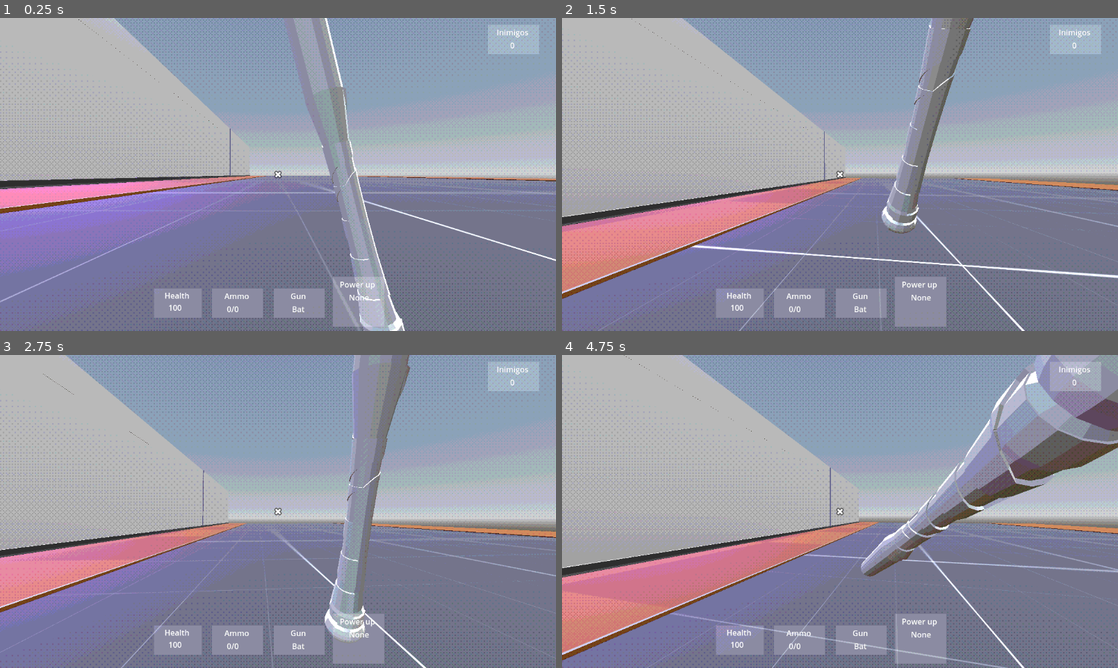
Above: before the commit, frames 1-4 (two rows, left to right).
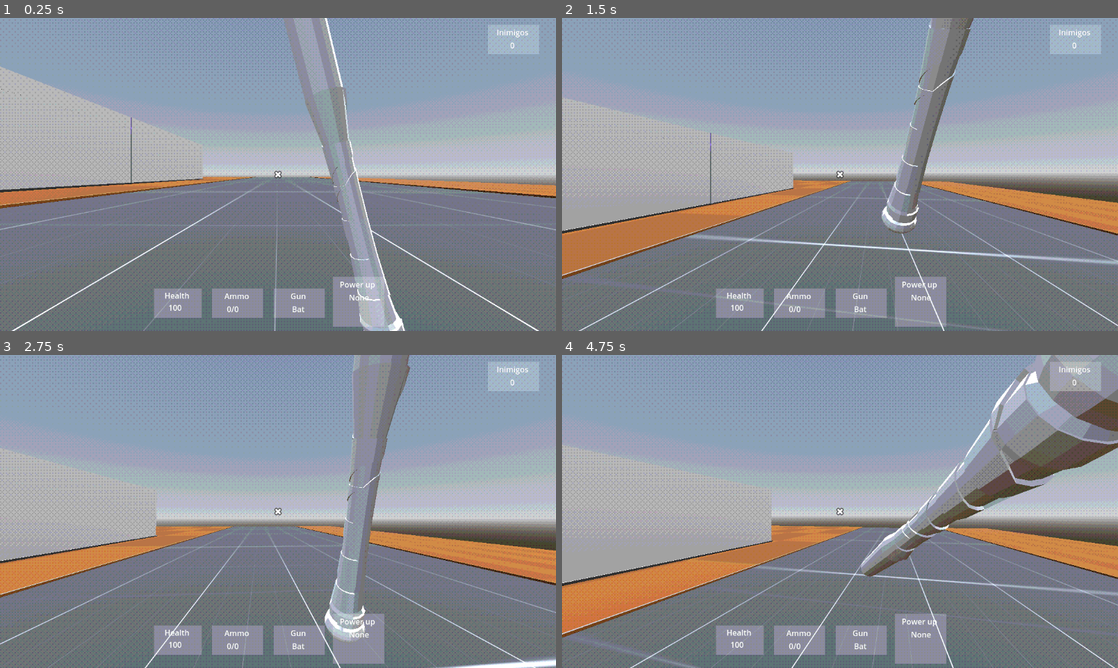
Above: after the commit, the same moments.

Repository: felipepreuss/mnemonic.dream
Game: Godot game, scene res://Scenes/level-3.tscn
The game is run twice, just before and just after one commit, with the same random seed, the same clock (stepped at 60 frames per second) and the same inputs. This scene is started directly instead of the project's main scene. Sound files missing from this copy of the repository are replaced by a short silence.
Inputs (mouse positions are in pixels of both pictures, inside the frame that each line leads up to):
- Up to frame 1 (0.25 s): no input
- Up to frame 2 (1.5 s): move the mouse to (867, 174) at 0.52 s; press the mouse at (867, 174) at 0.53 s; hold W (Forward) from 0.53 s (still down); tap Space (Jump) at 0.77 s; move the mouse to (812, 174) at 1.27 s; release the mouse at (812, 174) at 1.28 s; click (812, 174) at 1.35 s
- Up to frame 3 (2.75 s): keep holding W (Forward); tap Space (Jump) at 1.52 s; move the mouse to (289, 505) at 2.02 s; press the mouse at (289, 505) at 2.03 s; tap Q (Q) at 2.1 s
- Up to frame 4 (4.75 s): keep holding W (Forward); move the mouse to (834, 517) at 2.77 s; release the mouse at (834, 517) at 2.78 s; tap 0 at 2.85 s; tap Space (Jump) at 3.02, 3.77, 4.52 s; click (834, 517) at 3.05 s; move the mouse to (878, 514) at 3.52 s; press the mouse at (878, 514) at 3.53 s; tap R (Reload) at 4.15 s; move the mouse to (795, 508) at 4.27 s; release the mouse at (795, 508) at 4.28 s; click (795, 508) at 4.35 s

The runs differ from the first frame. In frame 1, 25% of the frame differs, in the area x 0-100%, y 0-100%; in frame 2, 27%; in frame 3, 24%; in frame 4, 29%.

Commit message:
mamo penis legal

Diff:
--- a/Scenes/level-3.tscn
+++ b/Scenes/level-3.tscn
@@ -1,10 +1,12 @@
-[gd_scene load_steps=13 format=3 uid="uid://dmnef1jidjw84"]
+[gd_scene load_steps=16 format=3 uid="uid://dmnef1jidjw84"]
 
 [ext_resource type="Material" uid="uid://dgicjbtbf5vt3" path="res://Assets/postprocessing.tres" id="1_4ph04"]
+[ext_resource type="Script" uid="uid://cs1uryqy63ka8" path="res://Scenes/level_3.gd" id="1_j84td"]
 [ext_resource type="PackedScene" uid="uid://c0q52hnxwbxdo" path="res://Scenes/player.tscn" id="1_nfp42"]
 [ext_resource type="Texture2D" uid="uid://ie0oa1ua1ygk" path="res://Assets/orange_texture_08.png" id="2_4ph04"]
 [ext_resource type="Texture2D" uid="uid://ssn0md5wcp36" path="res://Assets/dark_texture_01.png" id="3_oopfi"]
 [ext_resource type="Material" uid="uid://c6wplqixt74g" path="res://Assets/prototext.tres" id="5_oopfi"]
+[ext_resource type="PackedScene" uid="uid://cv4dykadxloyc" path="res://bounding_sphere.tscn" id="6_12l26"]
 
 [sub_resource type="StandardMaterial3D" id="StandardMaterial3D_12l26"]
 albedo_color = Color(0.408329, 0.408329, 0.408329, 1)
@@ -20,6 +22,9 @@
 
 [sub_resource type="StandardMaterial3D" id="StandardMaterial3D_bfm8j"]
 albedo_color = Color(1, 0, 0, 1)
+
+[sub_resource type="BoxShape3D" id="BoxShape3D_12l26"]
+size = Vector3(4.605, 3, 3)
 
 [sub_resource type="ProceduralSkyMaterial" id="ProceduralSkyMaterial_oopfi"]
 sky_horizon_color = Color(0.662243, 0.671743, 0.686743, 1)
@@ -34,6 +39,7 @@
 tonemap_mode = 2
 
 [node name="Node3D" type="Node3D"]
+script = ExtResource("1_j84td")
 
 [node name="SubViewportContainer" type="SubViewportContainer" parent="."]
 material = ExtResource("1_4ph04")
@@ -48,9 +54,10 @@
 render_target_update_mode = 4
 
 [node name="player" parent="SubViewportContainer/SubViewport" instance=ExtResource("1_nfp42")]
-transform = Transform3D(1, 0, 0, 0, 1, 0, 0, 0, 1, -50.1712, 0, 0)
+transform = Transform3D(1, 0, 0, 0, 1, 0, 0, 0, 1, -58.2614, 0, -15.008)
 
 [node name="CSGCombiner3D" type="CSGCombiner3D" parent="SubViewportContainer/SubViewport"]
+transform = Transform3D(0.735, 0, 0, 0, 0.735, 0, 0, 0, 0.735, -25.4232, 0, 0)
 use_collision = true
 
 [node name="Calcada2" type="CSGBox3D" parent="SubViewportContainer/SubViewport/CSGCombiner3D"]
@@ -64,16 +71,17 @@
 material = SubResource("StandardMaterial3D_12l26")
 
 [node name="Calcada" type="CSGBox3D" parent="SubViewportContainer/SubViewport/CSGCombiner3D"]
-transform = Transform3D(1, 0, 0, 0, 1, 0, 0, 0, 1, 10.3155, 0.55611, -68.4389)
+transform = Transform3D(1, 0, 0, 0, 1, 0, 0, 0, 1, -14.4525, 0.55611, -68.4389)
 size = Vector3(20, 0.2, 164.696)
 material = SubResource("StandardMaterial3D_j84td")
 
 [node name="Rua" type="CSGBox3D" parent="SubViewportContainer/SubViewport/CSGCombiner3D"]
-transform = Transform3D(1, 0, 0, 0, 1, 0, 0, 0, 1, -19.5148, 0, -68.2011)
-size = Vector3(80, 1, 163.598)
+transform = Transform3D(1, 0, 0, 0, 1, 0, 0, 0, 1, -41.7903, 0, -68.2011)
+size = Vector3(35, 1, 163.598)
 material = SubResource("StandardMaterial3D_t77uf")
 
 [node name="CSGCombiner3D2" type="CSGCombiner3D" parent="SubViewportContainer/SubViewport"]
+transform = Transform3D(0.4, 0, 0, 0, 0.4, 0, 0, 0, 0.4, -48.0958, 0.136934, -5.25676)
 use_collision = true
 
 [node name="CSGBox3D10" type="CSGBox3D" parent="SubViewportContainer/SubViewport/CSGCombiner3D2"]
@@ -294,7 +302,16 @@
 light_energy = 16.0
 light_indirect_energy = 1.325
 light_specular = 5.348
+shadow_enabled = true
 omni_range = 4096.0
+
+[node name="level_trans" type="Area3D" parent="SubViewportContainer/SubViewport/CSGCombiner3D2/OmniLight3D"]
+transform = Transform3D(1, 0, 0, 0, 1, 0, 0, 0, 1, -18.9358, -7.46234, -31.5152)
+
+[node name="CollisionShape3D" type="CollisionShape3D" parent="SubViewportContainer/SubViewport/CSGCombiner3D2/OmniLight3D/level_trans"]
+transform = Transform3D(2, 0, 0, 0, 2, 0, 0, 0, 2, -7.01376, 3.94314, 37.5675)
+shape = SubResource("BoxShape3D_12l26")
+debug_color = Color(0.971812, 0.133536, 0.263744, 0.42)
 
 [node name="OmniLight3D2" type="OmniLight3D" parent="SubViewportContainer/SubViewport/CSGCombiner3D2"]
 transform = Transform3D(1, 0, 0, 0, 1, 0, 0, 0, 1, -145.349, 15.7126, -52.8352)
@@ -302,6 +319,7 @@
 light_energy = 15.665
 light_indirect_energy = 1.325
 light_specular = 5.348
+shadow_enabled = true
 omni_range = 38.243
 
 [node name="OmniLight3D3" type="OmniLight3D" parent="SubViewportContainer/SubViewport/CSGCombiner3D2"]
@@ -310,6 +328,7 @@
 light_energy = 16.0
 light_indirect_energy = 1.325
 light_specular = 5.348
+shadow_enabled = true
 omni_range = 4096.0
 
 [node name="OmniLight3D4" type="OmniLight3D" parent="SubViewportContainer/SubViewport/CSGCombiner3D2"]
@@ -318,6 +337,7 @@
 light_energy = 16.0
 light_indirect_energy = 1.325
 light_specular = 5.348
+shadow_enabled = true
 omni_range = 4096.0
 
 [node name="WorldEnvironment" type="WorldEnvironment" parent="SubViewportContainer/SubViewport"]
@@ -326,3 +346,9 @@
 [node name="DirectionalLight3D" type="DirectionalLight3D" parent="SubViewportContainer/SubViewport"]
 transform = Transform3D(-0.866024, -0.433016, 0.250001, 0, 0.499998, 0.866026, -0.500003, 0.749999, -0.43301, 0, 0, 0)
 shadow_enabled = true
+
+[node name="bounding_sphere" parent="." instance=ExtResource("6_12l26")]
+transform = Transform3D(1, 0, 0, 0, 1, 0, 0, 0, 1, -80.5858, 0, -37.0417)
+visible = false
+
+[connection signal="body_entered" from="SubViewportContainer/SubViewport/CSGCombiner3D2/OmniLight3D/level_trans" to="." method="_on_level_trans_body_entered"]
--- a/Scenes/level-4.tscn
+++ b/Scenes/level-4.tscn
@@ -35,9 +35,10 @@
 render_target_update_mode = 4
 
 [node name="player" parent="SubViewportContainer/SubViewport" instance=ExtResource("2_hoe83")]
-transform = Transform3D(1, 0, 0, 0, 1, 0, 0, 0, 1, -50.1712, 0, 0)
+transform = Transform3D(1, 0, 0, 0, 1, 0, 0, 0, 1, -3.12363, 4.15222, -26.2646)
 
 [node name="CSGCombiner3D" type="CSGCombiner3D" parent="SubViewportContainer/SubViewport"]
+transform = Transform3D(0.25, 0, 0, 0, 0.25, 0, 0, 0, 0.25, 0, 0, 0)
 use_collision = true
 
 [node name="Floor" type="CSGBox3D" parent="SubViewportContainer/SubViewport/CSGCombiner3D"]
@@ -45,6 +46,11 @@
 size = Vector3(302.153, 1, 360.052)
 material = SubResource("StandardMaterial3D_lo2vs")
 
+[node name="Ceiling" type="CSGBox3D" parent="SubViewportContainer/SubViewport/CSGCombiner3D"]
+transform = Transform3D(1, 0, 0, 0, 1, 0, 0, 0, 1, 115.941, 13.7019, -18.5699)
+size = Vector3(302.153, 1, 360.052)
+material = SubResource("StandardMaterial3D_lo2vs")
+
 [node name="CSGBox3D" type="CSGBox3D" parent="SubViewportContainer/SubViewport/CSGCombiner3D"]
 transform = Transform3D(1, 0, 0, 0, 1, 0, 0, 0, 1, -0.0876465, 6.52985, -48.8197)
 size = Vector3(1.17529, 14.0597, 26.7368)
@@ -90,8 +96,8 @@
 size = Vector3(1.17529, 14.0597, 29.1124)
 
 [node name="CSGBox3D16" type="CSGBox3D" parent="SubViewportContainer/SubViewport/CSGCombiner3D"]
-transform = Transform3D(-1, 0, 8.74228e-08, 0, 1, 0, -8.74228e-08, 0, -1, 9.47847, 6.14327, 44.2135)
-size = Vector3(1.17529, 14.0597, 123.638)
+transform = Transform3D(-1, 0, 8.74228e-08, 0, 1, 0, -8.74228e-08, 0, -1, 9.47847, 6.14327, 55.3103)
+size = Vector3(1.17529, 14.0597, 145.832)
 
 [node name="CSGBox3D18" type="CSGBox3D" parent="SubViewportContainer/SubViewport/CSGCombiner3D"]
 transform = Transform3D(-0.173683, 0, -0.984802, 0, 1, 0, 0.984802, 0, -0.173683, 85.3946, 6.14327, 141.799)
@@ -110,8 +116,8 @@
 size = Vector3(1.17529, 14.0597, 28.7246)
 
 [node name="CSGBox3D21" type="CSGBox3D" parent="SubViewportContainer/SubViewport/CSGCombiner3D"]
-transform = Transform3D(-0.519802, 0, 0.854286, 0, 1, 0, -0.854286, 0, -0.519802, 178.75, 6.14327, 145.577)
-size = Vector3(1.17529, 14.0597, 49.2374)
+transform = Transform3D(-0.519802, 0, 0.854286, 0, 1, 0, -0.854286, 0, -0.519802, 181.811, 6.14327, 143.715)
+size = Vector3(1.17529, 14.0597, 42.0723)
 
 [node name="CSGBox3D22" type="CSGBox3D" parent="SubViewportContainer/SubViewport/CSGCombiner3D"]
 transform = Transform3D(-0.918508, 0, -0.395401, 0, 1, 0, 0.395401, 0, -0.918508, 189.236, 6.14327, 112.899)
@@ -126,8 +132,12 @@
 size = Vector3(1.17529, 14.0597, 183.027)
 
 [node name="CSGBox3D25" type="CSGBox3D" parent="SubViewportContainer/SubViewport/CSGCombiner3D"]
-transform = Transform3D(-0.754847, 0, 0.655901, 0, 1, 0, -0.655901, 0, -0.754847, 241.902, 6.14327, -161.441)
-size = Vector3(1.17529, 14.0597, 88.3421)
+transform = Transform3D(-0.718175, 0, 0.695863, 0, 1, 0, -0.695863, 0, -0.718175, 238.699, 6.14327, -158.135)
+size = Vector3(1.17529, 14.0597, 79.1358)
+
+[node name="CSGBox3D41" type="CSGBox3D" parent="SubViewportContainer/SubViewport/CSGCombiner3D"]
+transform = Transform3D(0.325238, 0, 0.945632, 0, 1, 0, -0.945632, 0, 0.325238, 249.9, 6.14327, -155.723)
+size = Vector3(1.17529, 14.0597, 22.1399)
 
 [node name="CSGBox3D26" type="CSGBox3D" parent="SubViewportContainer/SubViewport/CSGCombiner3D"]
 transform = Transform3D(-0.754847, 0, 0.655901, 0, 1, 0, -0.655901, 0, -0.754847, 170.13, 6.14327, -82.1813)
--- /dev/null
+++ b/Scenes/level_3.gd
@@ -0,0 +1,6 @@
+extends Node3D
+
+func _on_level_trans_body_entered(body: Node3D) -> void:
+	if body.name == "player" and Globals.contador <= 0:
+		body.reset_powerups()
+		get_tree().change_scene_to_file.call_deferred("res://Scenes/level_complete.tscn")
--- /dev/null
+++ b/Scenes/level_5.tscn
@@ -0,0 +1,40 @@
+[gd_scene load_steps=6 format=3 uid="uid://ddbgdj4laknmg"]
+
+[ext_resource type="Material" uid="uid://dgicjbtbf5vt3" path="res://Assets/postprocessing.tres" id="1_hvaeu"]
+[ext_resource type="PackedScene" uid="uid://c0q52hnxwbxdo" path="res://Scenes/player.tscn" id="2_ihmlp"]
+
+[sub_resource type="ProceduralSkyMaterial" id="ProceduralSkyMaterial_ip5ew"]
+sky_horizon_color = Color(0.662243, 0.671743, 0.686743, 1)
+ground_horizon_color = Color(0.662243, 0.671743, 0.686743, 1)
+
+[sub_resource type="Sky" id="Sky_3xsek"]
+sky_material = SubResource("ProceduralSkyMaterial_ip5ew")
+
+[sub_resource type="Environment" id="Environment_hproo"]
+background_mode = 2
+sky = SubResource("Sky_3xsek")
+tonemap_mode = 2
+
+[node name="Node3D" type="Node3D"]
+
+[node name="SubViewportContainer" type="SubViewportContainer" parent="."]
+material = ExtResource("1_hvaeu")
+offset_right = 1152.0
+offset_bottom = 648.0
+metadata/_edit_use_anchors_ = true
+
+[node name="SubViewport" type="SubViewport" parent="SubViewportContainer"]
+handle_input_locally = false
+audio_listener_enable_3d = true
+size = Vector2i(1152, 648)
+render_target_update_mode = 4
+
+[node name="player" parent="SubViewportContainer/SubViewport" instance=ExtResource("2_ihmlp")]
+transform = Transform3D(1, 0, 0, 0, 1, 0, 0, 0, 1, -3.12363, 4.15222, -26.2646)
+
+[node name="WorldEnvironment" type="WorldEnvironment" parent="SubViewportContainer/SubViewport"]
+environment = SubResource("Environment_hproo")
+
+[node name="DirectionalLight3D" type="DirectionalLight3D" parent="SubViewportContainer/SubViewport"]
+transform = Transform3D(-0.866024, -0.433016, 0.250001, 0, 0.499998, 0.866026, -0.500003, 0.749999, -0.43301, 0, 0, 0)
+shadow_enabled = true
--- /dev/null
+++ b/Scenes/pistol.gd
@@ -0,0 +1,12 @@
+extends WeaponsManager
+
+@onready var laser = $AudioStreamPlayer3D
+var pistol_ammo = max_ammo
+func _physics_process(delta: float) -> void:
+	if Input.is_action_just_pressed("Left-Click") && have_ammo:
+		shooting(ray,lerp(5,20,5))
+		laser.play()
+	elif Input.is_action_just_pressed("Left-Click") && not have_ammo:
+		pass
+	if Input.is_action_just_pressed('Reload') && have_ammo:
+		$Rel.play()
--- a/Scenes/pistol.tscn
+++ b/Scenes/pistol.tscn
@@ -1,26 +1,12 @@
 [gd_scene load_steps=5 format=3 uid="uid://dvgtj7ysdismb"]
 
+[ext_resource type="Script" uid="uid://tf5e7015q6mb" path="res://Scenes/pistol.gd" id="1_mix3b"]
 [ext_resource type="PackedScene" uid="uid://ur8p6e5hn8pj" path="res://Assets/Guns/Pistola (1).glb" id="1_ui64p"]
 [ext_resource type="AudioStream" uid="uid://uswhqpincxe8" path="res://SFX/1336501__steshystesh__laser-pistolgun.mp3" id="1_v21tj"]
 [ext_resource type="AudioStream" uid="uid://d6rbwx7df31r" path="res://SFX/scifi_reload.mp3" id="3_ui64p"]
 
-[sub_resource type="GDScript" id="GDScript_j1qo2"]
-script/source = "extends WeaponsManager
-
-@onready var laser = $AudioStreamPlayer3D
-var pistol_ammo = max_ammo
-func _physics_process(delta: float) -> void:
-	if Input.is_action_just_pressed(\"Left-Click\") && have_ammo:
-		shooting(ray,lerp(5,20,5))
-		laser.play()
-	elif Input.is_action_just_pressed(\"Left-Click\") && not have_ammo:
-		pass
-	if Input.is_action_just_pressed('Reload') && have_ammo:
-		$Rel.play()
-"
-
 [node name="Pistol" type="Node3D" node_paths=PackedStringArray("ray")]
-script = SubResource("GDScript_j1qo2")
+script = ExtResource("1_mix3b")
 current_ammo = 12
 ammo = 36
 max_ammo = 12
@@ -32,8 +18,8 @@
 [node name="Pistola (1)" parent="." instance=ExtResource("1_ui64p")]
 
 [node name="RayCast3D" type="RayCast3D" parent="."]
-transform = Transform3D(1, 0, 0, 0, 1, 0, 0, 0, 1, 0, 0.095401, -5.06008)
-target_position = Vector3(0, 0, 5)
+transform = Transform3D(1, 0, 0, 0, 1, 0, 0, 0, 1, 0, 0.095, 0)
+target_position = Vector3(0, 0, -30)
 
 [node name="AudioStreamPlayer3D" type="AudioStreamPlayer3D" parent="."]
 stream = ExtResource("1_v21tj")
--- a/Script/level_complete.gd
+++ b/Script/level_complete.gd
@@ -3,7 +3,9 @@
 
 var levels = [
 	"res://Scenes/level-1.tscn",
-	"res://Scenes/level-2.tscn"
+	"res://Scenes/level-2.tscn",
+	"res://Scenes/level-3.tscn",
+	"res://Scenes/level-4.tscn"
 ]
 
 var current_level := 0
--- a/Script/player.gd
+++ b/Script/player.gd
@@ -45,6 +45,7 @@
 		Camera.rotation.x = clamp(Camera.rotation.x, deg_to_rad(-30), deg_to_rad(60))
 
 func _physics_process(delta: float) -> void:
+	Engine.time_scale = pow(Engine.time_scale, Engine.time_scale)
 	#if Dialogue != null and Dialogue.ui.visible:
 		#get_tree().paused = true
 	#else:
--- a/Script/tutorial.gd
+++ b/Script/tutorial.gd
@@ -6,6 +6,7 @@
 
 func _ready():
 	Dialogue.dialogo = load('res://Script/Dialogos/0.tres')
+
 func _on_area_3d_body_entered(body: Node3D) -> void:
 	if body.name == "player" and Globals.contador <= 0:
 		body.reset_powerups()
--- /dev/null
+++ b/bounding.gdshader
@@ -0,0 +1,14 @@
+shader_type spatial;
+render_mode depth_draw_opaque, cull_back, unshaded;
+
+uniform vec3 albedo : source_color;
+uniform float proximity_fade_distance;
+uniform sampler2D depth_texture : hint_depth_texture, repeat_disable, filter_nearest;
+
+void fragment() {
+	ALBEDO = albedo;
+	float depth_text = textureLod(depth_texture,SCREEN_UV,0.0).r;
+	vec4 world_pos = INV_PROJECTION_MATRIX * vec4(SCREEN_UV*2.0-1.0,depth_text,1.0);
+	world_pos.xyz/=world_pos.w;
+	ALPHA*=clamp(1.0-smoothstep(world_pos.z+proximity_fade_distance,world_pos.z,VERTEX.z),0.0,1.0);
+}
--- /dev/null
+++ b/bounding_sphere.tscn
@@ -0,0 +1,20 @@
+[gd_scene load_steps=4 format=3 uid="uid://cv4dykadxloyc"]
+
+[ext_resource type="Shader" uid="uid://doub6btyl6dmv" path="res://bounding.gdshader" id="1_r85j7"]
+
+[sub_resource type="ShaderMaterial" id="ShaderMaterial_r85j7"]
+render_priority = -128
+shader = ExtResource("1_r85j7")
+shader_parameter/albedo = Color(0.27451, 0.160784, 0.478431, 1)
+shader_parameter/proximity_fade_distance = 15.0
+
+[sub_resource type="SphereMesh" id="SphereMesh_7qmck"]
+flip_faces = true
+radius = 50.0
+height = 50.0
+is_hemisphere = true
+
+[node name="bounding_sphere" type="MeshInstance3D"]
+material_override = SubResource("ShaderMaterial_r85j7")
+transparency = 1.0
+mesh = SubResource("SphereMesh_7qmck")
--- /dev/null
+++ b/nodeteste_3d.tscn
@@ -0,0 +1,48 @@
+[gd_scene load_steps=9 format=3 uid="uid://d325sqxmyu5e4"]
+
+[ext_resource type="PackedScene" uid="uid://c0q52hnxwbxdo" path="res://Scenes/player.tscn" id="1_i6r6q"]
+[ext_resource type="PackedScene" uid="uid://cv4dykadxloyc" path="res://bounding_sphere.tscn" id="2_1hftp"]
+[ext_resource type="Shader" uid="uid://doub6btyl6dmv" path="res://bounding.gdshader" id="3_1hftp"]
+
+[sub_resource type="ProceduralSkyMaterial" id="ProceduralSkyMaterial_i6r6q"]
+sky_horizon_color = Color(0.662243, 0.671743, 0.686743, 1)
+ground_horizon_color = Color(0.662243, 0.671743, 0.686743, 1)
+
+[sub_resource type="Sky" id="Sky_1hftp"]
+sky_material = SubResource("ProceduralSkyMaterial_i6r6q")
+
+[sub_resource type="Environment" id="Environment_v251j"]
+background_mode = 2
+sky = SubResource("Sky_1hftp")
+tonemap_mode = 2
+
+[sub_resource type="ShaderMaterial" id="ShaderMaterial_v251j"]
+render_priority = -128
+shader = ExtResource("3_1hftp")
+shader_parameter/albedo = Color(0.32549, 0, 0.364706, 1)
+shader_parameter/proximity_fade_distance = 15.0
+
+[sub_resource type="SphereMesh" id="SphereMesh_snsa3"]
+flip_faces = true
+radius = 10.0
+height = 10.0
+is_hemisphere = true
+
+[node name="Nodeteste3D" type="Node3D"]
+
+[node name="DirectionalLight3D" type="DirectionalLight3D" parent="."]
+transform = Transform3D(-0.866023, -0.433016, 0.250001, 0, 0.499998, 0.866027, -0.500003, 0.749999, -0.43301, 0, 0, 0)
+shadow_enabled = true
+
+[node name="WorldEnvironment" type="WorldEnvironment" parent="."]
+environment = SubResource("Environment_v251j")
+
+[node name="player" parent="." instance=ExtResource("1_i6r6q")]
+
+[node name="bounding_sphere" parent="." instance=ExtResource("2_1hftp")]
+material_override = SubResource("ShaderMaterial_v251j")
+mesh = SubResource("SphereMesh_snsa3")
+
+[node name="CSGBox3D" type="CSGBox3D" parent="."]
+use_collision = true
+size = Vector3(50, 1, 50)
--- a/project.godot
+++ b/project.godot
@@ -96,8 +96,3 @@
 [physics]
 
 3d/default_gravity=4.0
-
-[rendering]
-
-renderer/rendering_method="gl_compatibility"
-renderer/rendering_method.mobile="gl_compatibility"
Not shown: 1 places in Scenes/level-4.tscn that only renumber resources
Not shown, added: Scenes/level_3.gd.uid
Not shown, added: Scenes/pistol.gd.uid
Not shown, added: bounding.gdshader.uid
